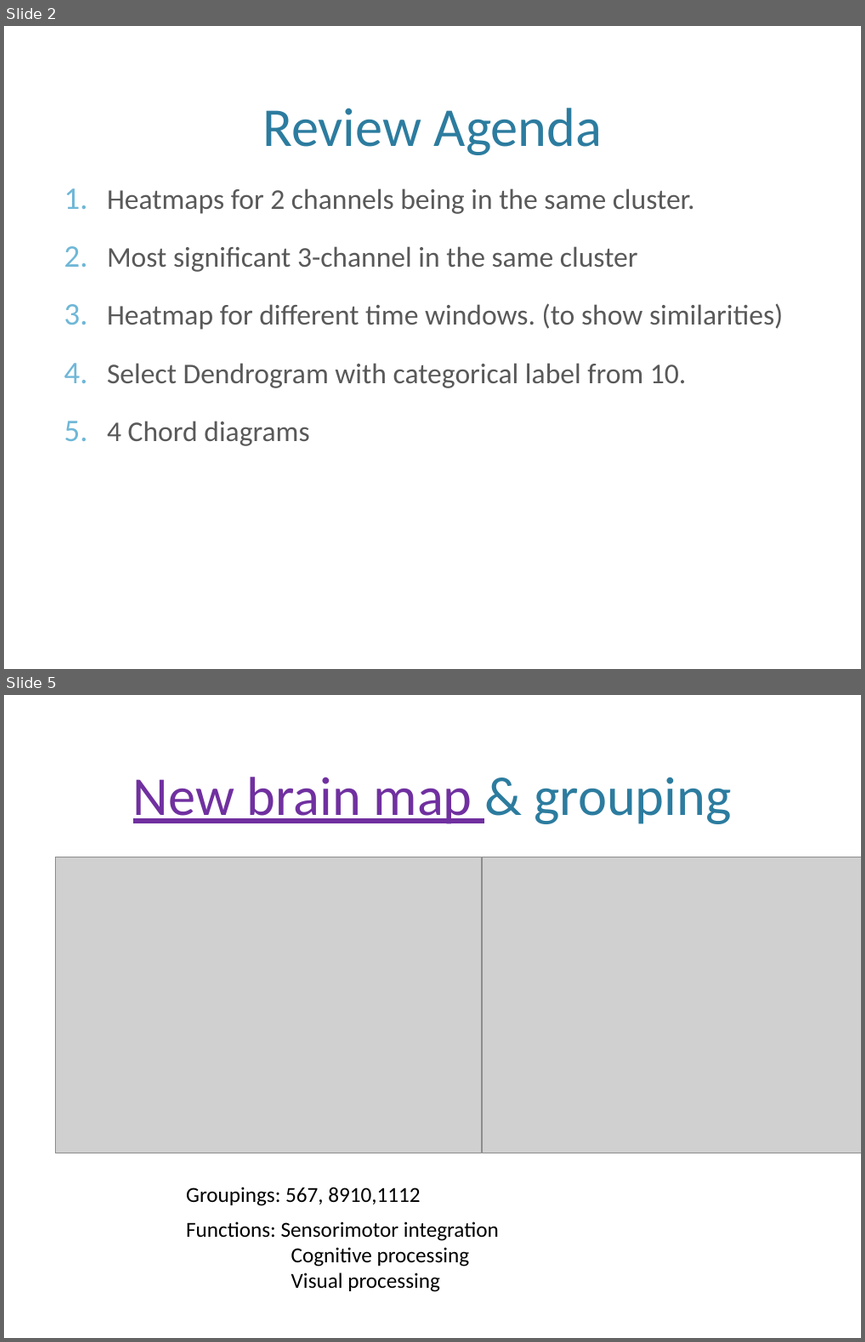
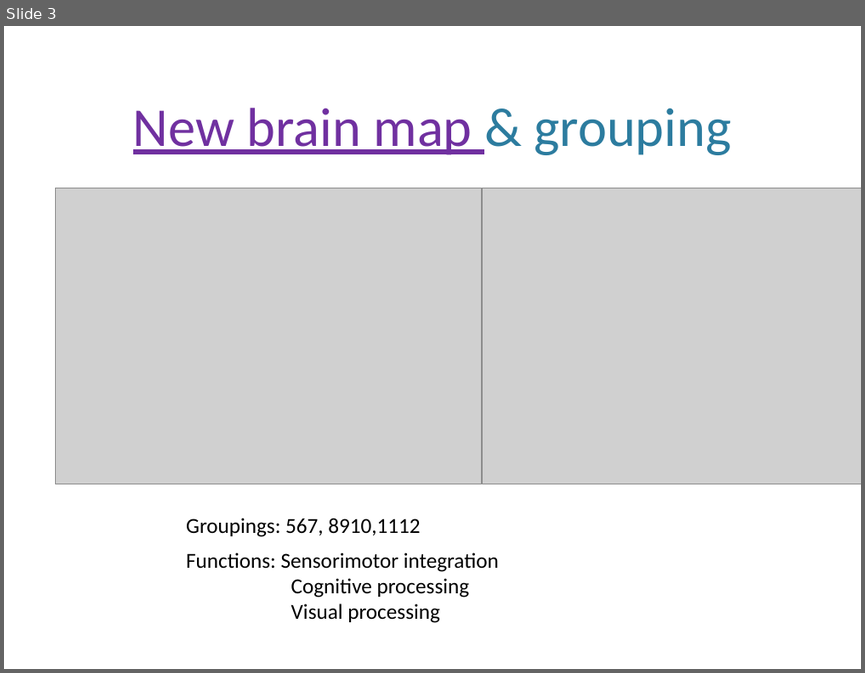
Before and after one commit to leolincoln/athelets, a slide deck: Texts/Atheletes_clustering.pptx. Shown one above the other, each under a label of ours: slides 2 and 5 before the commit, slide 3 after it; the slides between them are not shown. The pictures are 865x1342 and 865x673 pixels, drawn with LibreOffice and Linux fonts; fonts in the diff are those of the drawing; grey boxes stand for pictures; background and template pictures are left out. Boxes give left, top, right and bottom in pixels: in the first picture for what was removed or moved away, otherwise in the second. Text is boxed around its words. In the diff, an @@ line names an element or a change of style, - is before the commit and + after.

```diff
--- a/Texts/Atheletes_clustering.pptx
+++ b/Texts/Atheletes_clustering.pptx
@@ slide 2 removed at [4, 26, 861, 669], background picture (left out) @@
@@ title removed at [262, 108, 602, 155] @@
-Review Agenda
@@ text removed at [107, 188, 783, 446] @@
-1. Heatmaps for 2 channels being in the same cluster.
-2. Most significant 3-channel in the same cluster
-3. Heatmap for different time windows. (to show similarities)
-4. Select Dendrogram with categorical label from 10.
-5. 4 Chord diagrams
@@ what was slide 5 is now slide 3 @@
```
Also in this commit, not shown: 10 slides changed, 1 slide added, 5 other slides removed, 9 other files.
